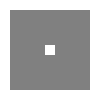
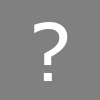
Comparing the layer stacks of the two 100px x 100px images. Changes:
added layer "Layer" above "Interactable" over [34, 22, 68, 81]
renamed "Layer" to "Default", hid it over [0, 0, 100, 100]
